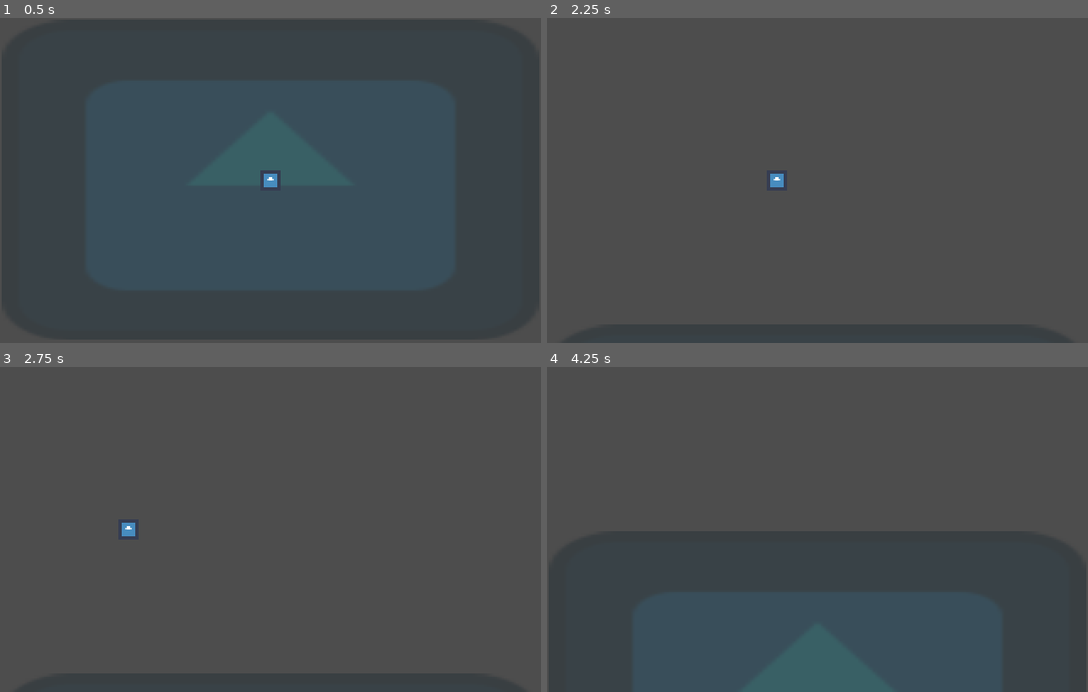
Above: before the commit, frames 1-4 (two rows, left to right).
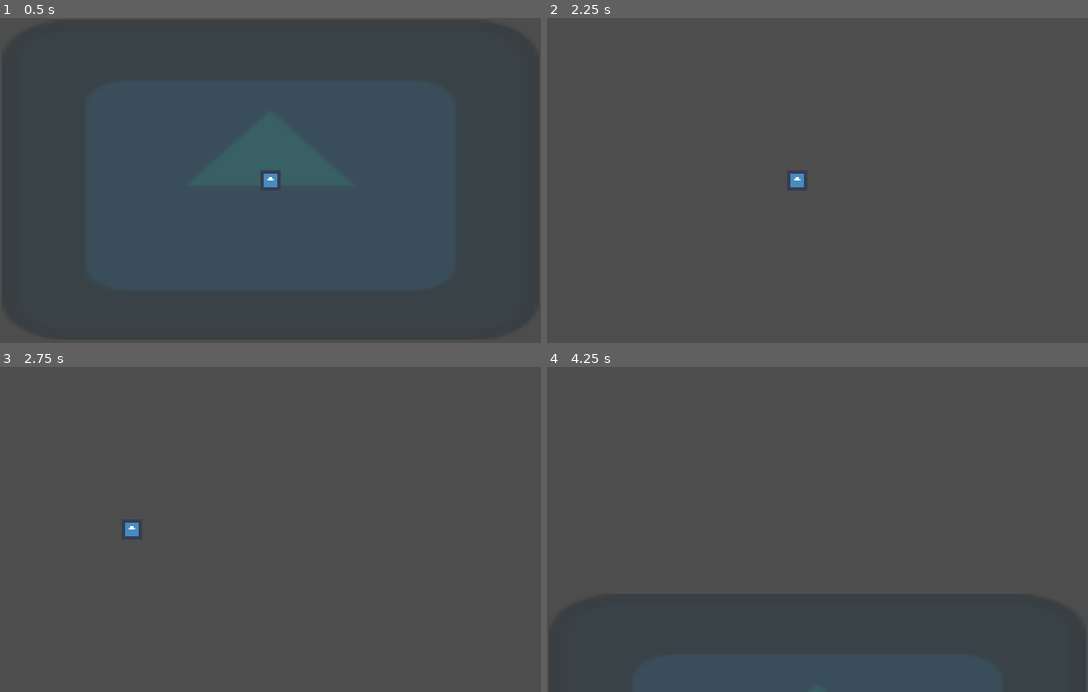
Above: after the commit, the same moments.

Repository: RomanRKD/The-Prayer-of-Two
Game: Godot game, scene res://TestMovement.tscn
Same seed, same stepped clock (60 frames per second), same inputs: the game is played once before the commit and once after it. The project has no main scene, so this scene is started directly. The engine's default icon, where the game draws it, is replaced by a stand-in: a white triangle on a blue panel in a dark square.
Inputs:
- Up to frame 1 (0.5 s): no input
- Up to frame 2 (2.25 s): tap Enter at 0.5 s; hold W (player_up) 0.53-2.03 s; hold A (player_left) from 2.03 s (still down)
- Up to frame 3 (2.75 s): keep holding A (player_left)
- Up to frame 4 (4.25 s): release A (player_left) at 3.53 s; hold S (player_down) from 3.53 s (still down)

Frame 1 is identical in both runs. In frame 2, 0.2% of the frame differs, in the area x 41-48%, y 47-53%; in frame 3, less than 0.1%; in frame 4, 0.7%, in the area x 43-57%, y 79-89%.

Commit message:
movement Tweaks / settings

Diff:
--- a/PlayerMovement.gd
+++ b/PlayerMovement.gd
@@ -1,18 +1,17 @@
 extends CharacterBody2D
 
-@export var speed := 120.0
+@export var max_speed := 140.0
+@export var accel := 900.0
+@export var drag := 650.0
+@export var turn := 800.0
 
-func _physics_process(_delta):
-	var dir := Vector2(
-		Input.get_action_strength("player_right") - Input.get_action_strength("player_left"),
-		Input.get_action_strength("player_down") - Input.get_action_strength("player_up")
-	)
+func _physics_process(delta: float) -> void:
+	var input := Input.get_vector("player_left", "player_right", "player_up", "player_down")
+	var desired := input * max_speed
 
-	if dir != Vector2.ZERO:
-		dir = dir.normalized()
+	if input != Vector2.ZERO:
+		velocity = velocity.move_toward(desired, turn * delta)
+	else:
+		velocity = velocity.move_toward(Vector2.ZERO, drag * delta)
 
-	velocity = dir * speed
 	move_and_slide()
-
-	# Pixel snap for clean rendering
-	global_position = global_position.round()
--- a/project.godot
+++ b/project.godot
@@ -43,3 +43,7 @@
 "events": [Object(InputEventKey,"resource_local_to_scene":false,"resource_name":"","device":-1,"window_id":0,"alt_press …(192 unchanged characters)…
 ]
 }
+
+[rendering]
+
+2d/snap/snap_2d_transforms_to_pixel=true
